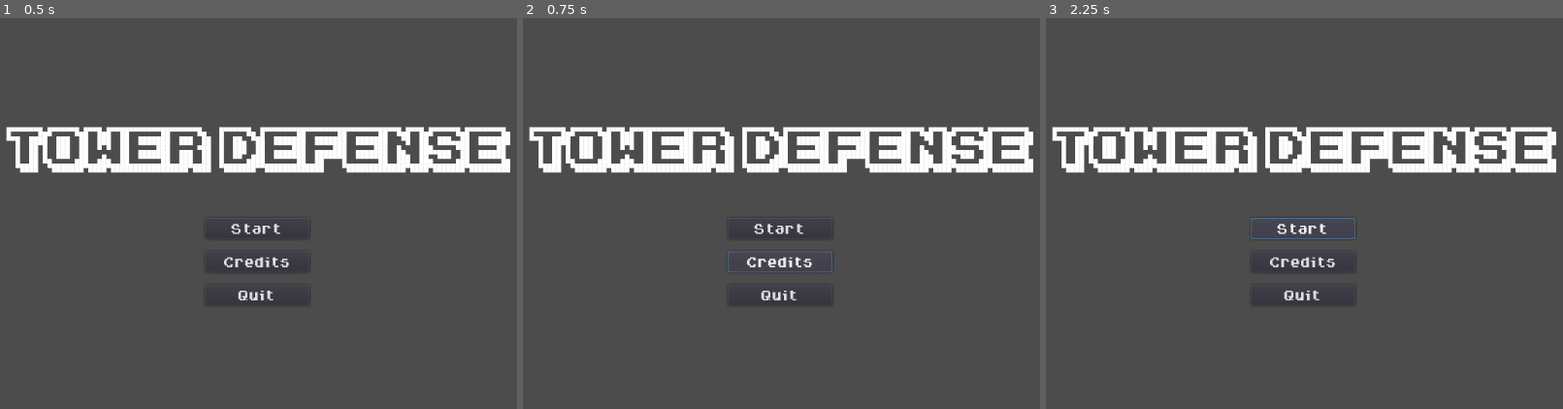
Above: before the commit, frames 1-3 (left to right).
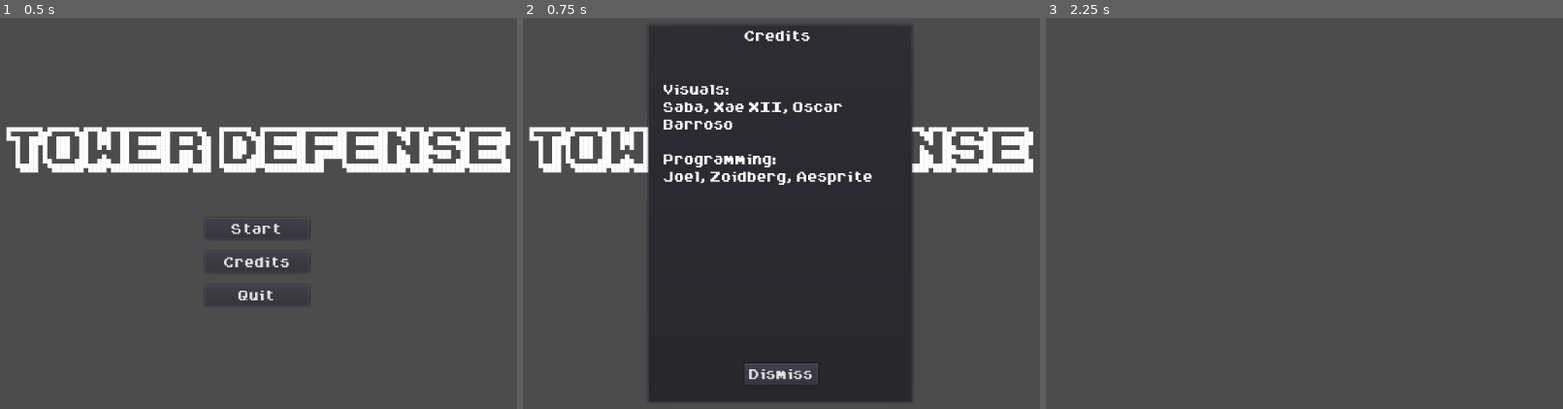
Above: after the commit, the same moments.

Repository: Godot-Wild-Jam-22-Team/TowerDefense
Game: Godot game, scene res://GUI/StartScreen.tscn
The game is run twice, just before and just after one commit, with the same random seed, the same clock (stepped at 60 frames per second) and the same inputs. Before the commit the project has no main scene; this scene is started directly in both runs.
Inputs (mouse positions are in pixels of both pictures, inside the frame that each line leads up to):
- Up to frame 1 (0.5 s): no input
- Up to frame 2 (0.75 s): click "Credits" at 0.5 s
- Up to frame 3 (2.25 s): click (1304, 373) at 1.25 s, where only the run after the commit has a clickable "Dismiss"; click "Start" at 2 s

Frame 1 is identical in both runs. In frame 2, 46% of the frame differs, in the area x 24-76%, y 1-99%; in frame 3, 8.0%.

Commit message:
Added buttons logic
Credit are loaded in a pnel instead of separete scene to use less files.
Aspect still needs to be optimized (theme and especially margins. We also have to decide the text for credits.

Diff:
--- /dev/null
+++ b/GWJ22/GUI/StartScreen.gd
@@ -0,0 +1,17 @@
+extends Control
+class_name StartScreen
+
+var game_scene := "res://Game.tscn"
+
+func _ready() -> void:
+	pass # Replace with function body.
+
+func _on_StartButton_pressed() -> void:
+	get_tree().change_scene(game_scene)
+	pass # Replace with function body.
+
+func _on_QuitButton_pressed() -> void:
+	get_tree().quit()
+
+func _toggle_credits_panel() -> void:
+	$CreditsPanel.visible = !$CreditsPanel.visible
--- a/GWJ22/GUI/StartScreen.tscn
+++ b/GWJ22/GUI/StartScreen.tscn
@@ -1,12 +1,14 @@
-[gd_scene load_steps=3 format=2]
+[gd_scene load_steps=4 format=2]
 
 [ext_resource path="res://Assets/Fonts/Title_font.tres" type="DynamicFont" id=1]
 [ext_resource path="res://Assets/Themes/Base_theme.tres" type="Theme" id=2]
+[ext_resource path="res://GUI/StartScreen.gd" type="Script" id=3]
 
 [node name="StartScreen" type="Control"]
 anchor_right = 1.0
 anchor_bottom = 1.0
 theme = ExtResource( 2 )
+script = ExtResource( 3 )
 __meta__ = {
 "_edit_use_anchors_": false
 }
@@ -48,13 +50,90 @@
 text = "Start"
 
 [node name="CreditButton" type="Button" parent="Buttons"]
-margin_top = 32.0
+margin_top = 44.0
 margin_right = 138.0
-margin_bottom = 60.0
+margin_bottom = 72.0
 text = "Credits"
 
 [node name="QuitButton" type="Button" parent="Buttons"]
-margin_top = 64.0
+margin_top = 88.0
 margin_right = 138.0
-margin_bottom = 92.0
+margin_bottom = 116.0
 text = "Quit"
+
+[node name="CreditsPanel" type="PopupPanel" parent="."]
+anchor_left = 0.5
+anchor_top = 0.5
+anchor_right = 0.5
+anchor_bottom = 0.5
+margin_left = -176.0
+margin_top = -252.0
+margin_right = 174.0
+margin_bottom = 248.0
+rect_min_size = Vector2( 350, 500 )
+__meta__ = {
+"_edit_use_anchors_": false
+}
+
+[node name="Control" type="Control" parent="CreditsPanel"]
+anchor_left = 0.046
+anchor_top = 0.064
+anchor_right = 0.96
+anchor_bottom = 0.96
+margin_left = -0.100002
+margin_top = -3.8147e-06
+margin_right = -3.05176e-05
+margin_bottom = -6.10352e-05
+__meta__ = {
+"_edit_use_anchors_": false
+}
+
+[node name="Label" type="Label" parent="CreditsPanel/Control"]
+anchor_left = 0.362
+anchor_right = 0.637
+anchor_bottom = 0.049
+margin_left = 0.159996
+margin_right = 0.159988
+margin_bottom = 0.0479984
+text = "Credits"
+__meta__ = {
+"_edit_use_anchors_": false
+}
+
+[node name="RichTextLabel" type="RichTextLabel" parent="CreditsPanel/Control"]
+anchor_right = 1.0
+anchor_bottom = 1.0
+margin_left = 17.0
+margin_top = 48.0
+margin_right = -12.0
+margin_bottom = -64.0
+text = "
+Visuals:
+Saba, Xae XII, Oscar Barroso
+
+Programming:
+Joel, Zoidberg, Aesprite
+"
+__meta__ = {
+"_edit_use_anchors_": false
+}
+
+[node name="DismissCreditsButton" type="Button" parent="CreditsPanel/Control"]
+anchor_left = 0.5
+anchor_top = 1.0
+anchor_right = 0.5
+anchor_bottom = 1.0
+margin_left = -47.0
+margin_top = -48.0
+margin_right = 50.0
+margin_bottom = -20.0
+size_flags_horizontal = 0
+size_flags_vertical = 0
+text = "Dismiss"
+__meta__ = {
+"_edit_use_anchors_": false
+}
+[connection signal="pressed" from="Buttons/StartButton" to="." method="_on_StartButton_pressed"]
+[connection signal="pressed" from="Buttons/CreditButton" to="." method="_toggle_credits_panel"]
+[connection signal="pressed" from="Buttons/QuitButton" to="." method="_on_QuitButton_pressed"]
+[connection signal="pressed" from="CreditsPanel/Control/DismissCreditsButton" to="." method="_toggle_credits_panel"]
--- a/GWJ22/project.godot
+++ b/GWJ22/project.godot
@@ -8,14 +8,20 @@
 
 config_version=4
 
-_global_script_classes=[  ]
+_global_script_classes=[ {
+"base": "Control",
+"class": "StartScreen",
+"language": "GDScript",
+"path": "res://GUI/StartScreen.gd"
+} ]
 _global_script_class_icons={
-
+"StartScreen": ""
 }
 
 [application]
 
 config/name="GWJ22"
+run/main_scene="res://GUI/StartScreen.tscn"
 config/icon="res://icon.png"
 
 [rendering]
